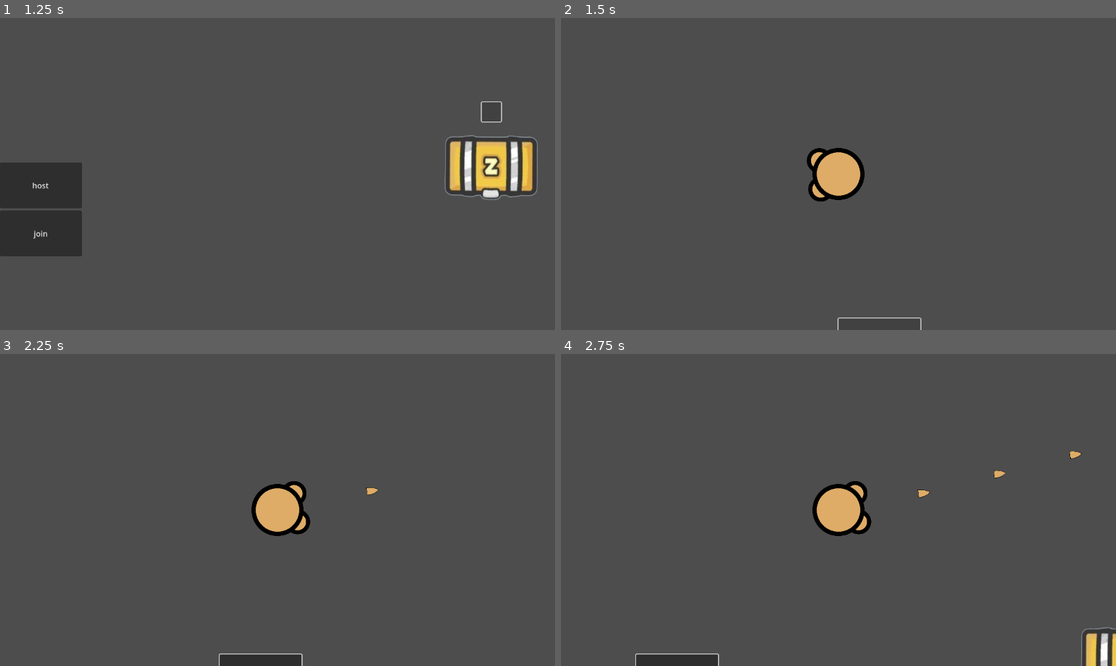
Above: before the commit, frames 1-4 (two rows, left to right).
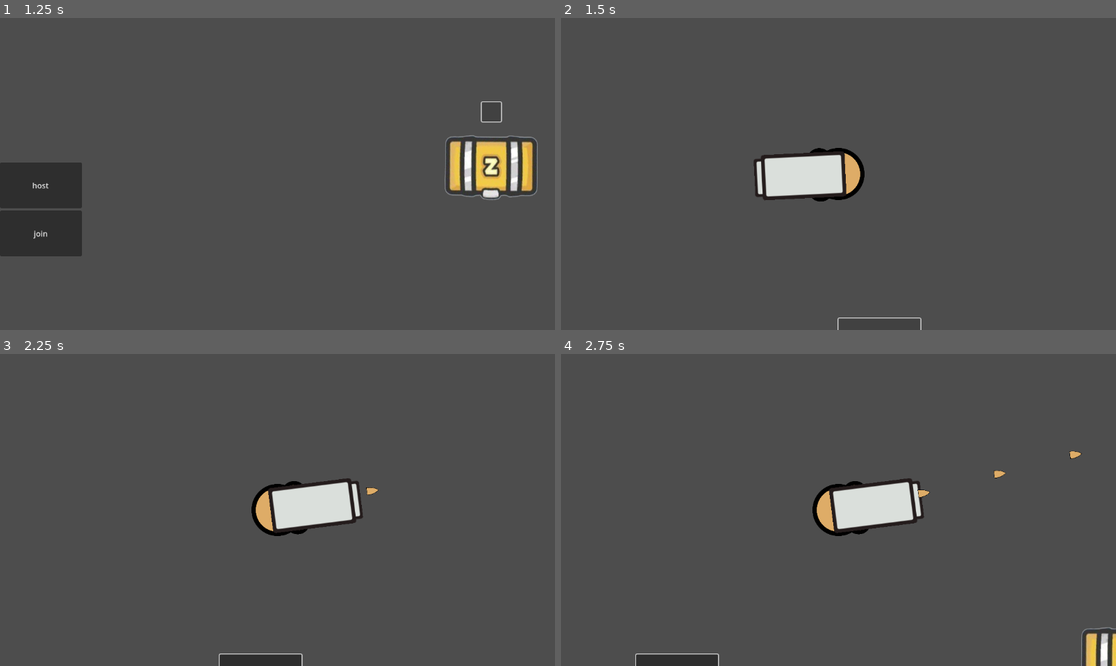
Above: after the commit, the same moments.

Repository: Tiffycake/Jank
Game: Godot game, scene res://Main Scene.tscn
The game is run twice, just before and just after one commit, with the same random seed, the same clock (stepped at 60 frames per second) and the same inputs.
Inputs (mouse positions are in pixels of both pictures, inside the frame that each line leads up to):
- Up to frame 1 (1.25 s): click (493, 111) at 0.5 s
- Up to frame 2 (1.5 s): click "host" at 1.25 s
- Up to frame 3 (2.25 s): move the mouse to (399, 494) at 2.02 s; press the mouse at (399, 494) at 2.03 s; hold D (right) from 2.03 s (still down)
- Up to frame 4 (2.75 s): keep holding D (right)

Frame 1 is identical in both runs. In frame 2, 2.3% of the frame differs, in the area x 34-52%, y 42-59%; in frame 3, 2.3%, in the area x 48-66%, y 39-58%; in frame 4, 2.3%.

Commit message:
more textures!! :33 v3

Diff:
--- a/scenes/weapon.tscn
+++ b/scenes/weapon.tscn
@@ -1,8 +1,13 @@
-[gd_scene load_steps=2 format=3 uid="uid://hml8qyu1fbw4"]
+[gd_scene load_steps=3 format=3 uid="uid://hml8qyu1fbw4"]
 
 [ext_resource type="Script" uid="uid://um2tckmdvn3" path="res://scripts/weapon.gd" id="1_xasec"]
+[ext_resource type="Texture2D" uid="uid://b0beevi77dsmn" path="res://textures/gun.svg" id="2_uxn4k"]
 
 [node name="Weapon" type="Node2D"]
 script = ExtResource("1_xasec")
 
 [node name="Timer" type="Timer" parent="."]
+
+[node name="Sprite2D" type="Sprite2D" parent="."]
+rotation = 1.57079
+texture = ExtResource("2_uxn4k")
